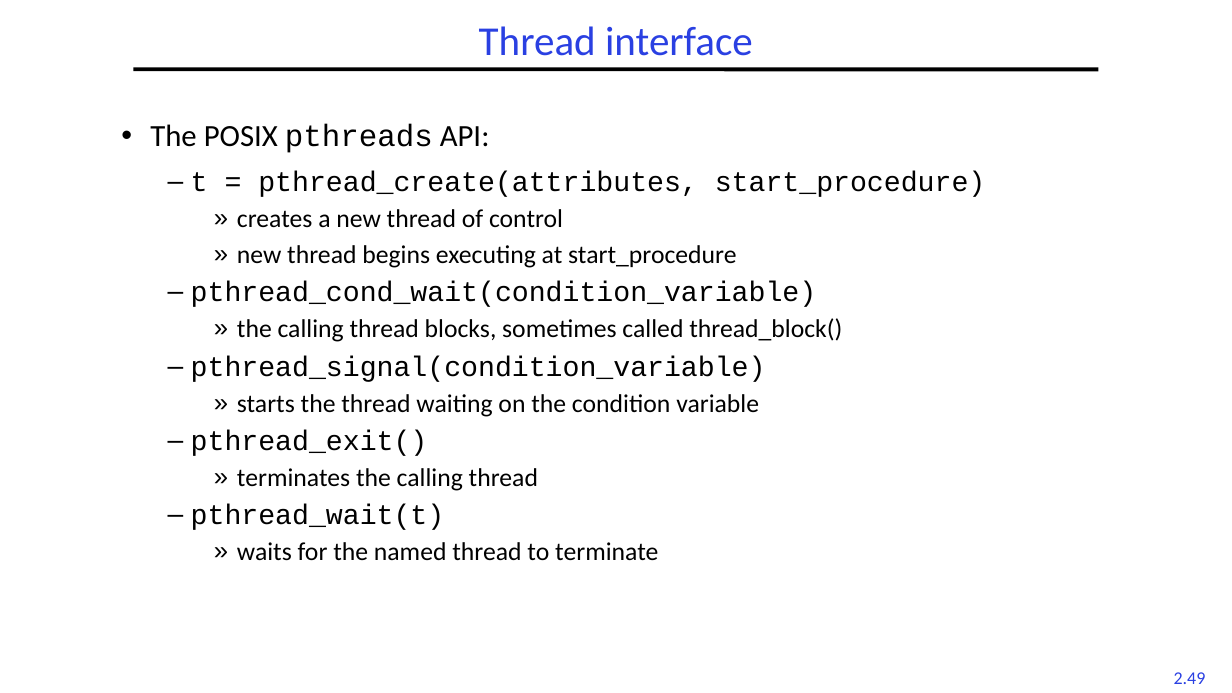
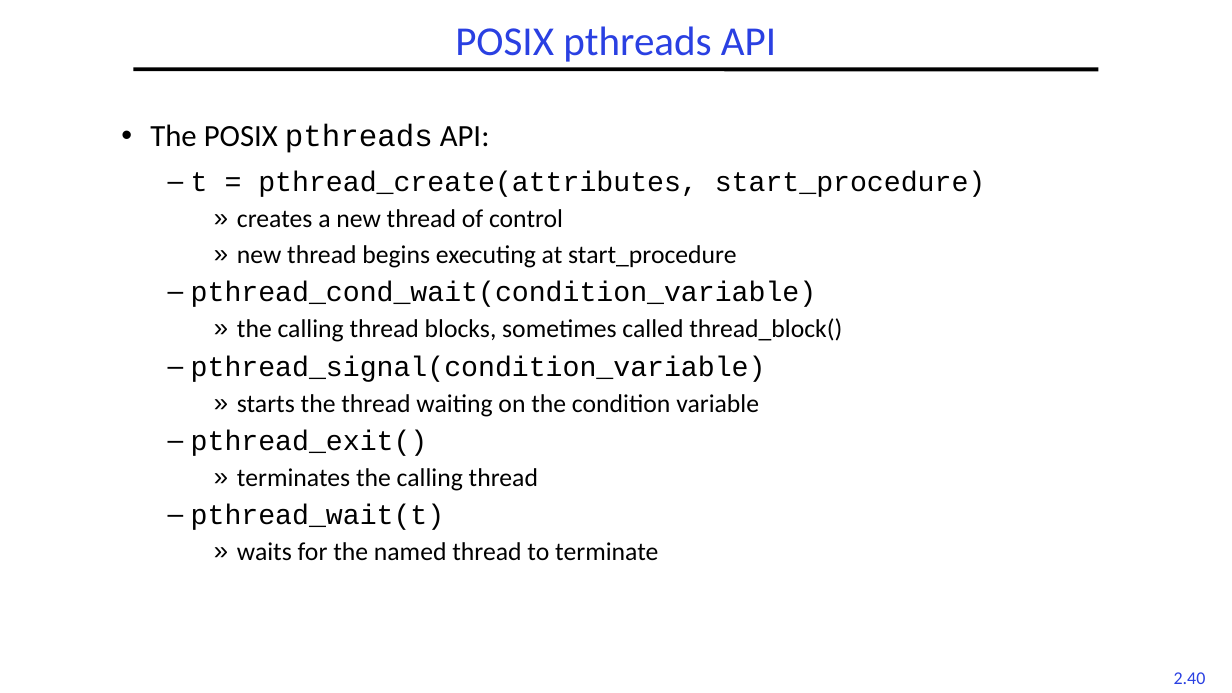
Before and after one commit to guhofstra/CSC256Fa25, a slide deck: slide 40 of PPTs/L2-Processes Threads.pptx (slide 49 before the commit). Drawn at 1232x693 pixels with LibreOffice and Linux fonts; fonts in the diff are those of the drawing. Boxes give left, top, right and bottom in pixels: in the first picture for what was removed or moved away, otherwise in the second. Text is boxed around its words. In the diff, an @@ line names an element or a change of style, - is before the commit and + after.

```diff
--- a/PPTs/L2-Processes Threads.pptx
+++ b/PPTs/L2-Processes Threads.pptx
@@ title at bbox=[455, 26, 776, 62]: text changed @@
-Thread interface
+POSIX pthreads API
@@ page number at bbox=[1174, 672, 1206, 684]: text changed @@
-2.49
+2.40
```
Also in this commit, not shown: 6 other slides changed, 1 slide added, 8 slides removed, 1 other file.
